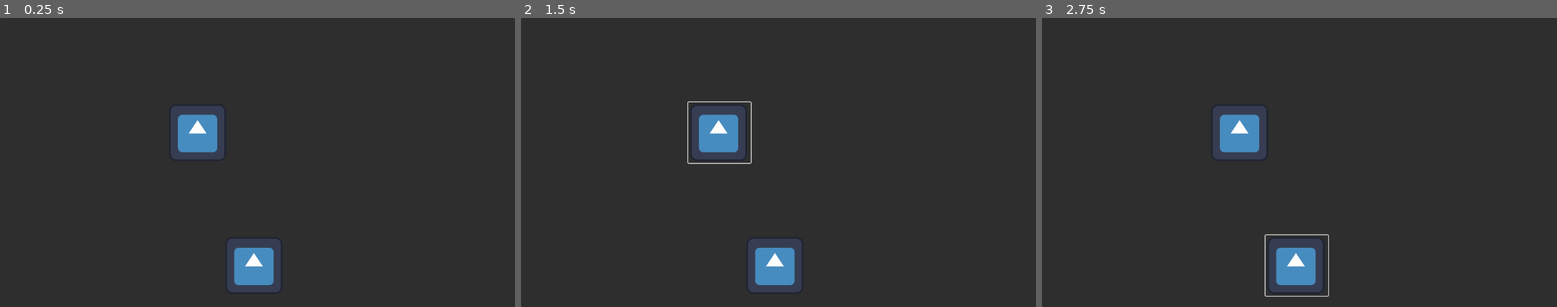
Above: before the commit, frames 1-3 (left to right).
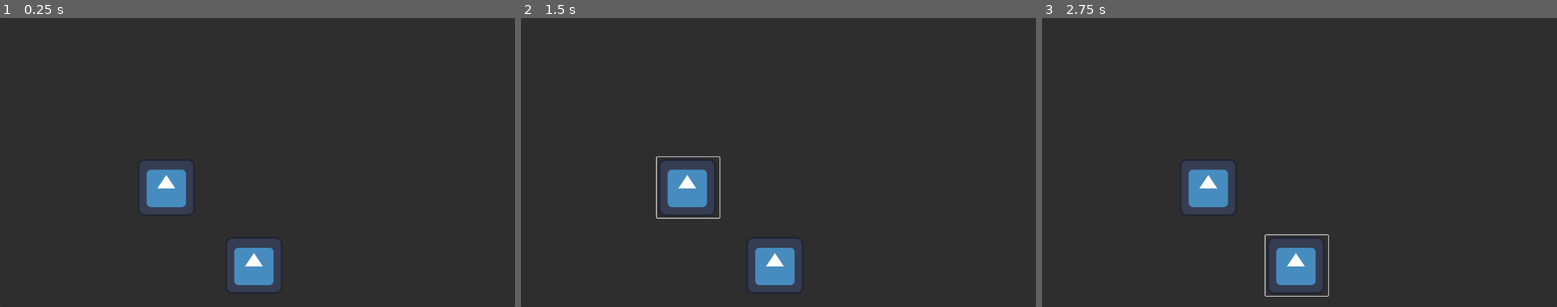
Above: after the commit, the same moments.

Repository: JasonHend/Godot-Skill-Tree
Game: Godot game, scene res://skill_tree.tscn
Two runs of this game, one before a commit and one after it. Both use one fixed random seed, a clock stepped at 60 frames per second and the inputs below. The project has no main scene, so this scene is started directly. The engine's default icon, where the game draws it, is replaced by a stand-in: a white triangle on a blue panel in a dark square.
Inputs (mouse positions are in pixels of both pictures, inside the frame that each line leads up to; where the layout moved, square brackets give the same spot in the first picture):
- Up to frame 1 (0.25 s): no input
- Up to frame 2 (1.5 s): click (773, 266) at 0.5 s; click (685, 188) [721, 133] at 1.25 s
- Up to frame 3 (2.75 s): click (1294, 266) at 2 s

The runs differ from the first frame. In frame 1, 3.8% of the frame differs, in the area x 27-44%, y 30-68%; in frame 2, 4.2%, in the area x 26-45%, y 28-70%; in frame 3, 3.8%.

Commit message:
Basic skill tree implemented

Diff:
--- a/skill-tree/skill_node.gd
+++ b/skill-tree/skill_node.gd
@@ -10,21 +10,24 @@
 # Private variables for purchasing nodes
 var _purchased: bool = false
 
+# Reference to the tree base
+@onready var _tree_base: Control = get_node("/root/TreeNode")
+
 # Makes the children of the current node purchasable
 func make_children_purchasable() -> void:
 	var _children: Array = get_children()
-	print_debug(_children)
 	for _child in _children:
 		if _child is TreeNode:
 			_child.purchasable = true
 			print_debug(_child.purchasable)
 
 func _on_pressed() -> void:
-	var payment = 5
+	var payment = 10
 	if purchasable and !_purchased and price < payment:
 		if times_purchasable > 1:
 			times_purchasable -= 1
 		else:
 			purchasable = false
 			_purchased = true
+			_tree_base.handle_node_purchase(skill_refernce)
 			make_children_purchasable()
--- /dev/null
+++ b/skill-tree/skill_tree.gd
@@ -0,0 +1,13 @@
+extends Control
+
+# Public variables to define how currency is managed and root of tree for saving purposes
+@export var currency: int = 0
+@onready var tree_root: Button = get_node("Panel/Skill Node")
+
+# Main overload for handling the purchase of nodes
+func handle_node_purchase(node_attributes: String) -> void:
+	match node_attributes:
+		"FillIn":
+			print_debug("This node was purchased")
+		"Test":
+			print_debug("Another node was puchased")
--- a/skill-tree/skill_tree.tscn
+++ b/skill-tree/skill_tree.tscn
@@ -1,6 +1,7 @@
-[gd_scene load_steps=2 format=3 uid="uid://04f5l3rtc5tc"]
+[gd_scene load_steps=3 format=3 uid="uid://04f5l3rtc5tc"]
 
 [ext_resource type="PackedScene" uid="uid://e3vqb2jqwrui" path="res://skill_node.tscn" id="1_sknkn"]
+[ext_resource type="Script" path="res://skill_tree.gd" id="1_uhp4j"]
 
 [node name="TreeNode" type="Control"]
 layout_mode = 3
@@ -9,6 +10,7 @@
 anchor_bottom = 1.0
 grow_horizontal = 2
 grow_vertical = 2
+script = ExtResource("1_uhp4j")
 
 [node name="Panel" type="Panel" parent="."]
 layout_mode = 1
@@ -29,8 +31,9 @@
 
 [node name="SkillNode" parent="Panel/Skill Node" instance=ExtResource("1_sknkn")]
 layout_mode = 0
-offset_left = -126.0
-offset_top = -298.0
-offset_right = 14.0
-offset_bottom = -162.0
+offset_left = -196.0
+offset_top = -175.0
+offset_right = -56.0
+offset_bottom = -39.0
 price = 1
+skill_refernce = "Test"
